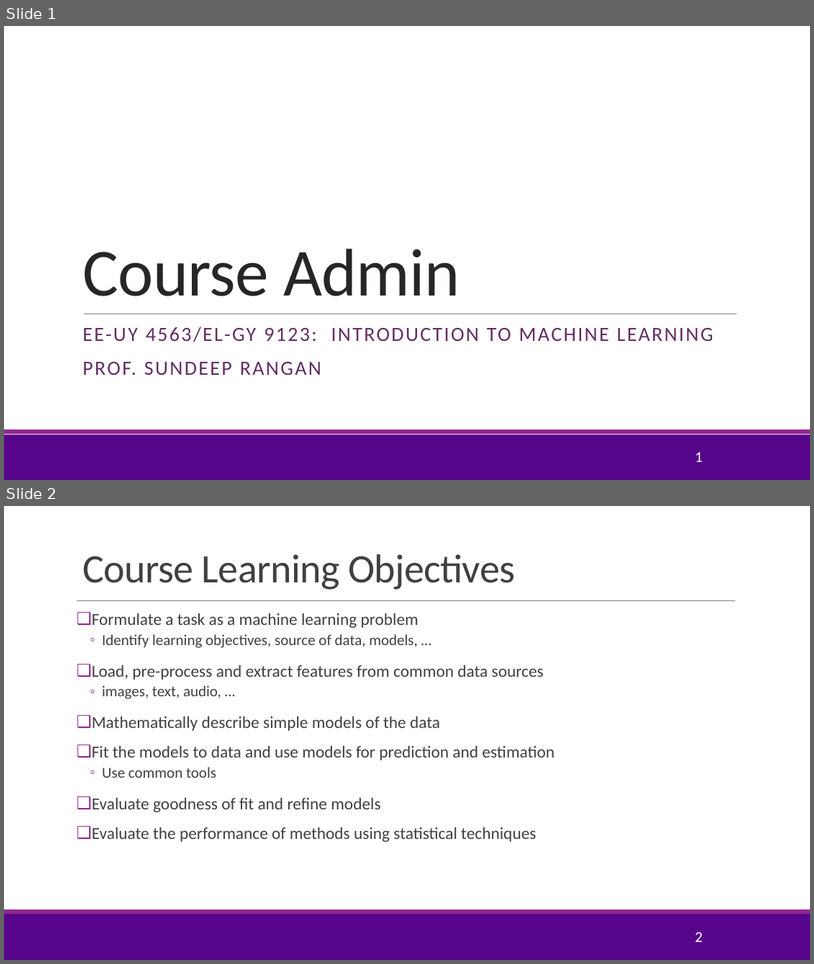
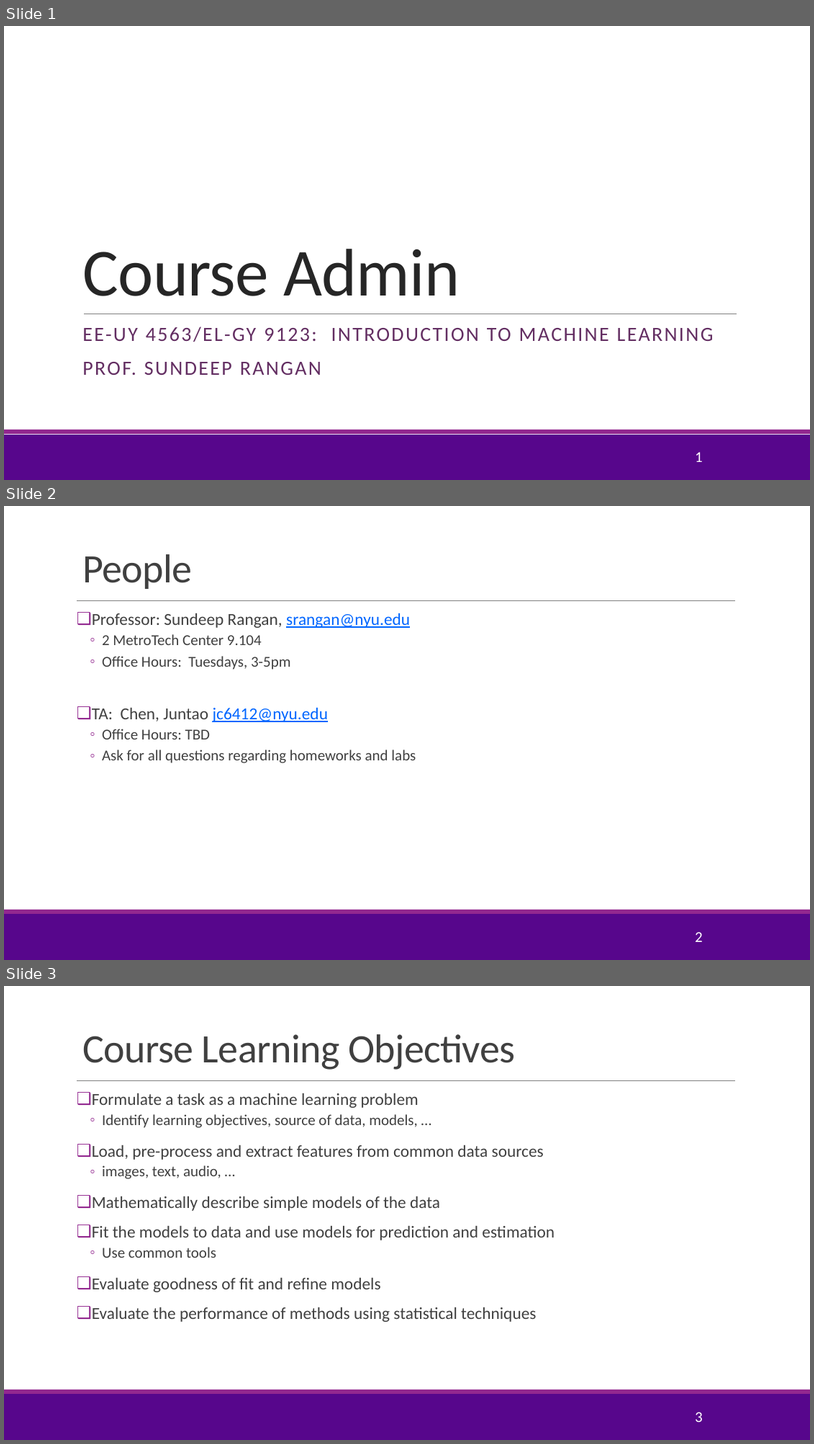
Before and after one commit to joshzzl/introml, a slide deck: lectures/CourseAdmin.pptx. Shown one above the other, each under a label of ours: slides 1 and 2 before the commit, slides 1, 2 and 3 after it. The pictures are 814x964 and 814x1444 pixels, drawn with LibreOffice and Linux fonts; fonts in the diff are those of the drawing; background and template pictures are left out. Boxes give left, top, right and bottom in pixels: in the first picture for what was removed or moved away, otherwise in the second. Text is boxed around its words. In the diff, an @@ line names an element or a change of style, - is before the commit and + after.

```diff
--- a/lectures/CourseAdmin.pptx
+++ b/lectures/CourseAdmin.pptx
@@ slide 2 added at box(4, 506, 810, 960), background #FFFFFF; not listed: 3 template elements that a slide beside it also shows @@
@@ title added at box(82, 554, 192, 589), 48 pt, text #404040 @@
+People
@@ text added at box(92, 613, 416, 763), 18 pt, text #404040 @@
+❑ Professor: Sundeep Rangan, srangan@nyu.edu
+  ◦ 2 MetroTech Center 9.104
+  ◦ Office Hours: Tuesdays, 3-5pm
+❑ TA: Chen, Juntao jc6412@nyu.edu
+  ◦ Office Hours: TBD
+  ◦ Ask for all questions regarding homeworks and labs
@@ page number added at box(695, 932, 703, 942), 18 pt, text #FFFFFF @@
+2
@@ what was slide 2 is now slide 3 @@
@@ page number at box(695, 1412, 703, 1422): text changed @@
-2
+3
```
Also in this commit, not shown: 3 slides changed, 2 other slides added, 3 other files.
